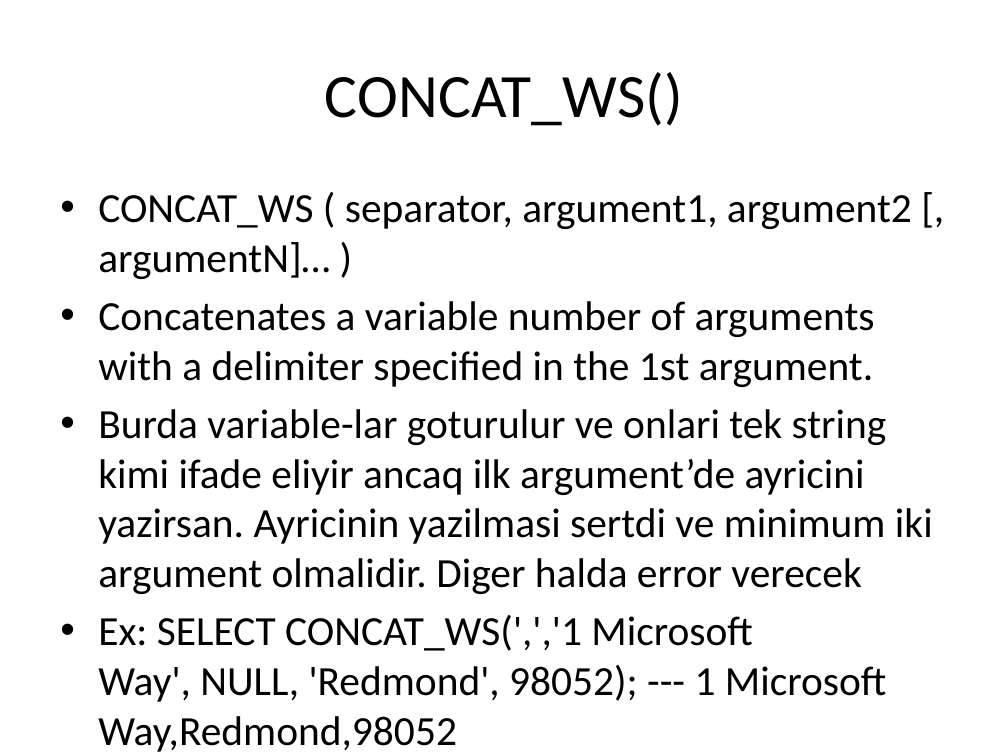
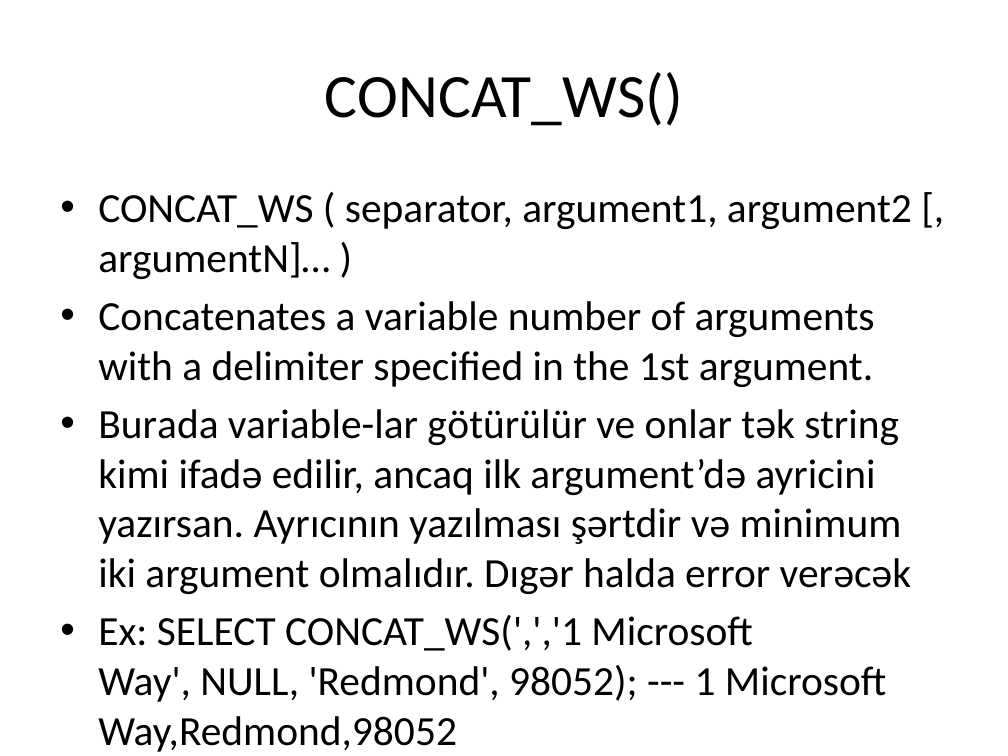
Before and after one commit to s-jamal/P202-25.04.2017, a slide deck: slide 6 of sql string functions.pptx. Drawn at 1008x756 pixels with LibreOffice and Linux fonts; fonts in the diff are those of the drawing. Boxes give left, top, right and bottom in pixels: in the first picture for what was removed or moved away, otherwise in the second. Text is boxed around its words. In the diff, an @@ line names an element or a change of style, - is before the commit and + after.

```diff
--- a/sql string functions.pptx
+++ b/sql string functions.pptx
@@ text at [98, 409, 911, 594]: text changed @@
-• Burda variable-lar goturulur ve onlari tek string kimi ifade eliyir ancaq ilk argument’de ayricini yazirsan. Ayricinin yazilmasi sertdi ve minimum iki argument olmalidir. Diger halda error verecek
+• Burada variable-lar götürülür ve onlar tək string kimi ifadə edilir, ancaq ilk argument’də ayricini yazırsan. Ayrıcının yazılması şərtdir və minimum iki argument olmalıdır. Dıgər halda error verəcək
```
Also in this commit, not shown: 9 other slides changed.
